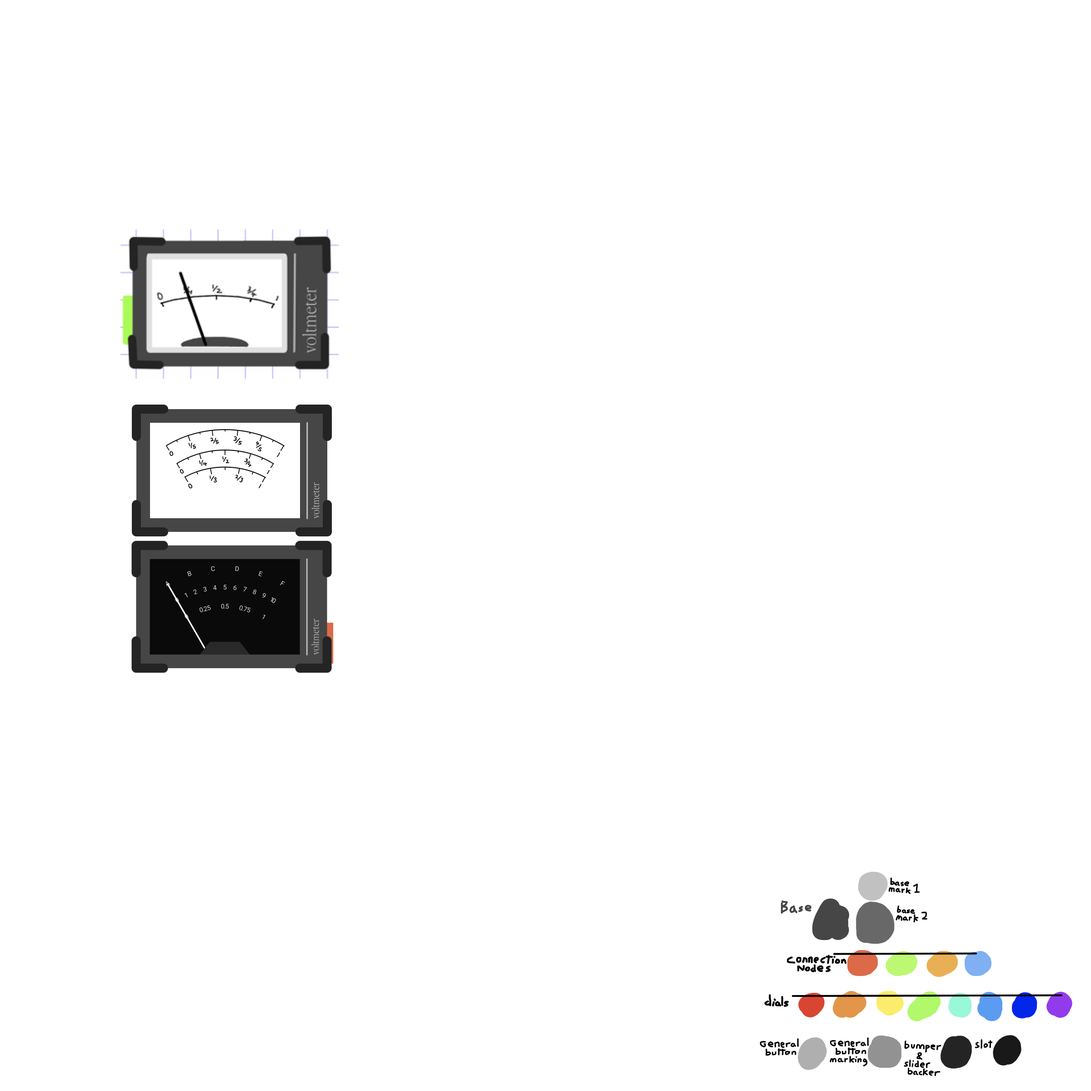
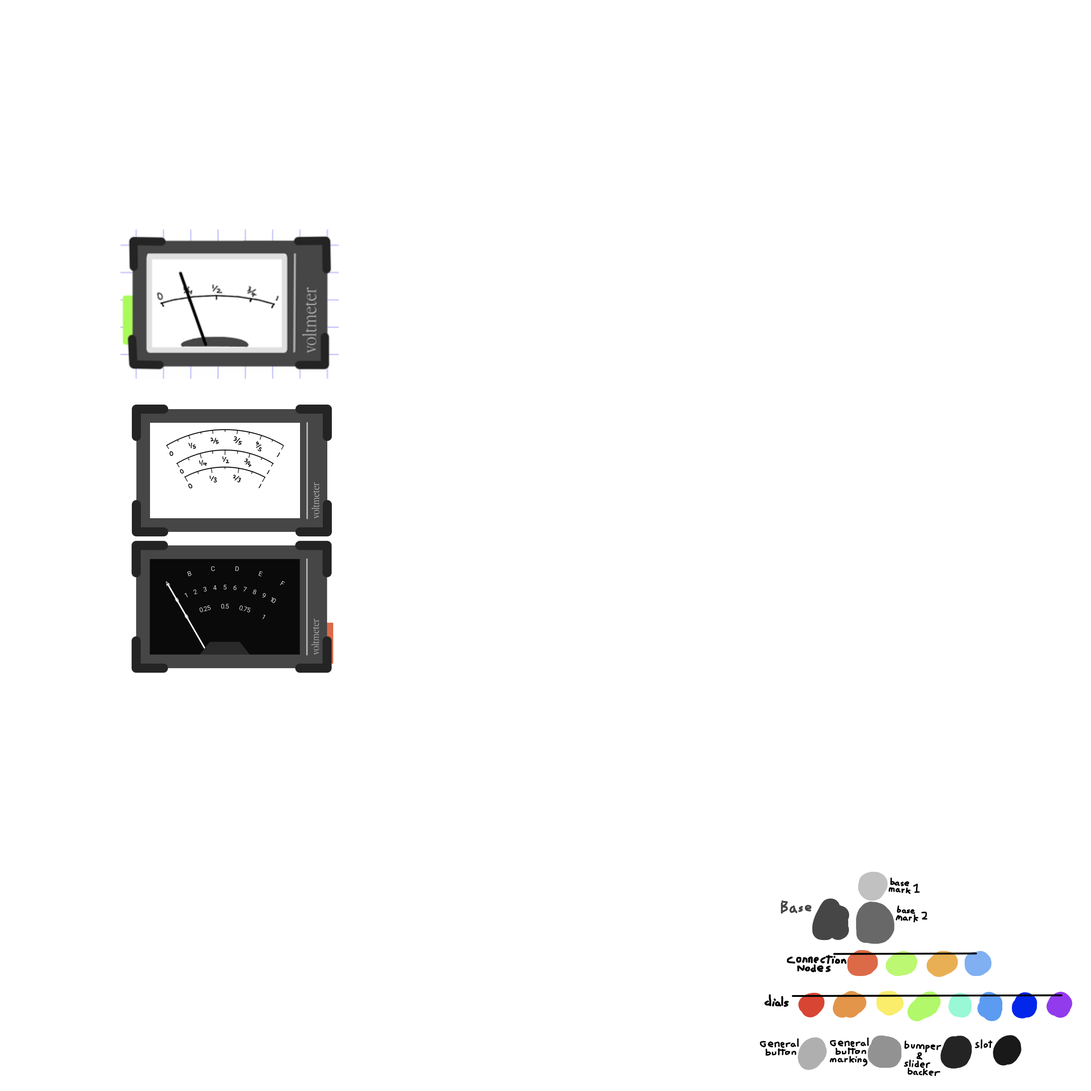
Revision of a layered 1091×1091 image; what changed, layer by layer:
moved "gauge markings 2" into group "markings 1" over (165, 429, 285, 483)
moved "gauge markings 3" into group "markings 1" over (165, 429, 285, 483)
added group "markings 2" with 6 layers above "gauge" over (165, 429, 285, 483)
added layer "guide" (1st of 2, in "markings 2") in group "markings 2" over (165, 429, 285, 483)
added layer "pins" in group "markings 2" over (165, 429, 285, 483)
added layer "gauge markings" (2nd of 2, in "markings 2") in group "markings 2" over (165, 429, 285, 483)
